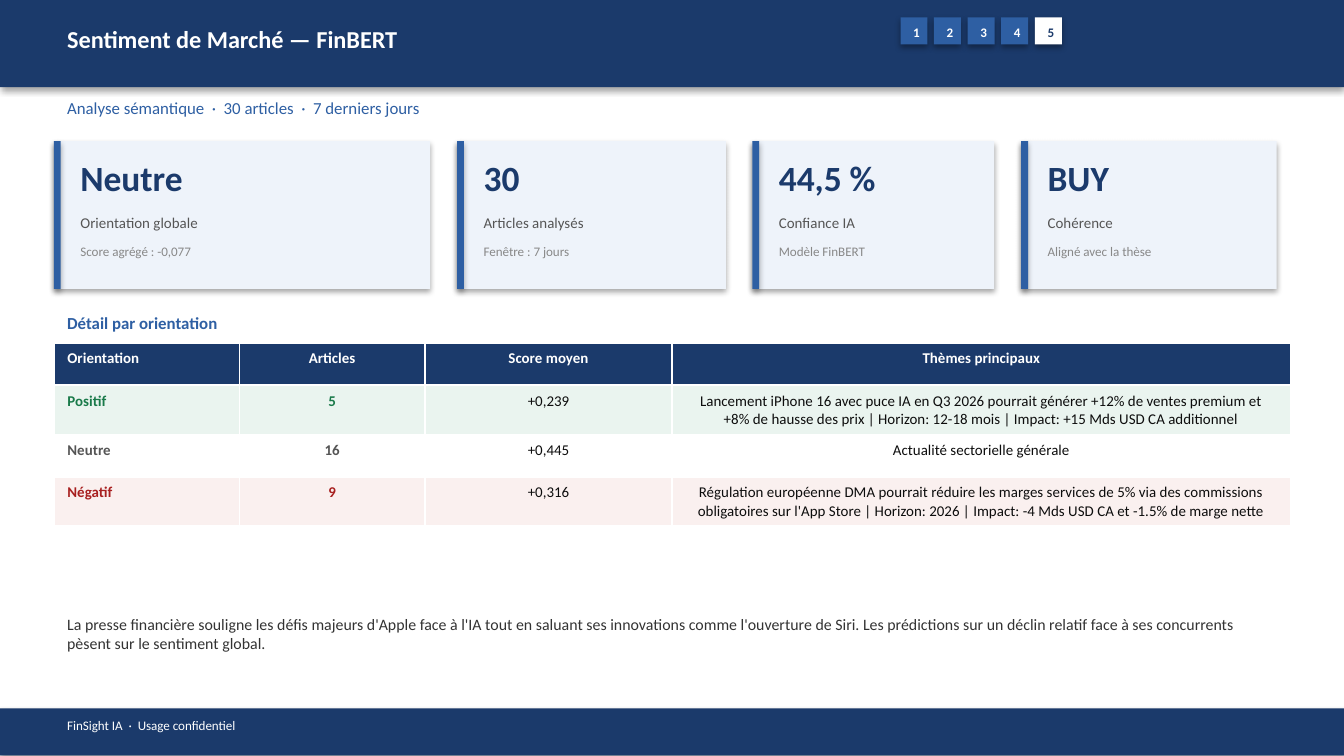
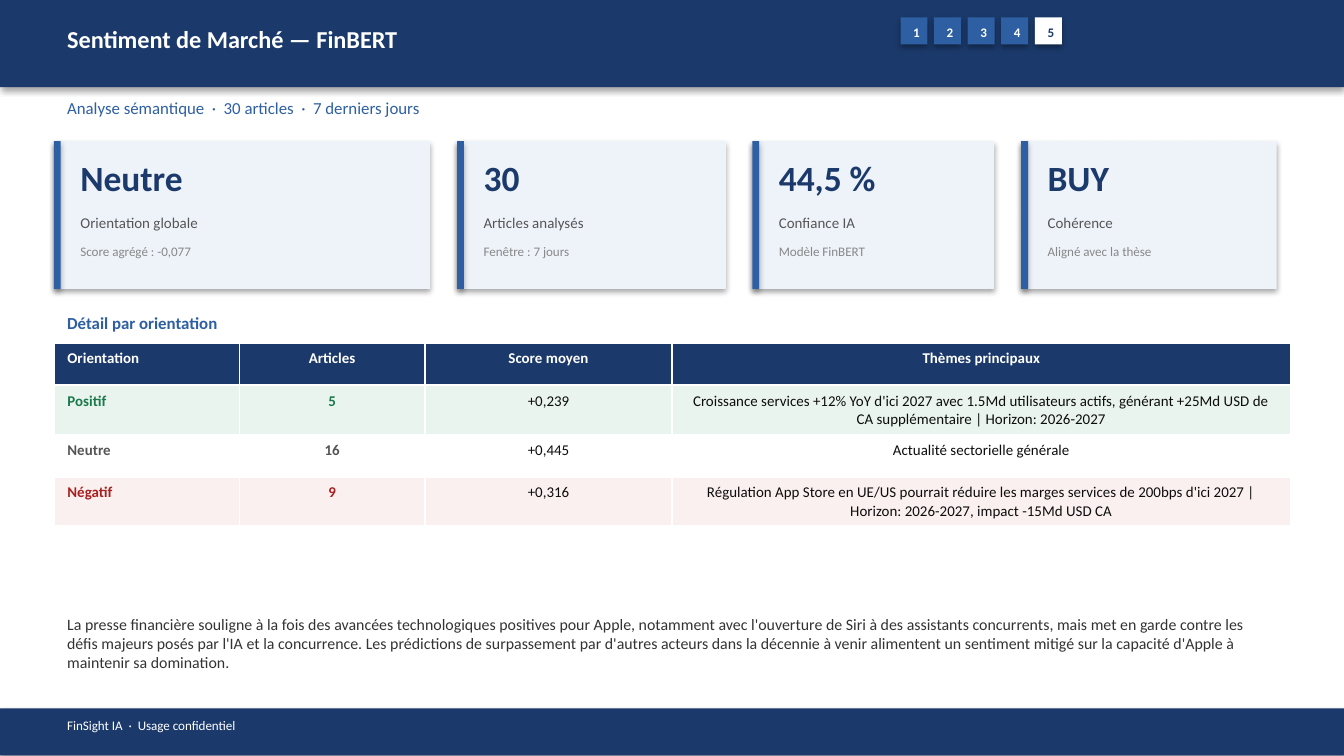
Before and after one commit to baptistejeh07-art/finsight-ia, a slide deck: slide 18 of preview/AAPL/AAPL_pitchbook.pptx. Drawn at 1344x756 pixels with LibreOffice and Linux fonts; fonts in the diff are those of the drawing. Boxes give left, top, right and bottom in pixels: in the first picture for what was removed or moved away, otherwise in the second. Text is boxed around its words. In the diff, an @@ line names an element or a change of style, - is before the commit and + after.

```diff
--- a/preview/AAPL/AAPL_pitchbook.pptx
+++ b/preview/AAPL/AAPL_pitchbook.pptx
@@ table at [54,343,1290,523] @@
-row 2, column 4: Lancement iPhone 16 avec puce IA en Q3 2026 pourrait générer +12% de ventes premium et +8% de hausse des prix | Horizon: 12-18 mois | Impact: +15 Mds USD CA additionnel
+row 2, column 4: Croissance services +12% YoY d'ici 2027 avec 1.5Md utilisateurs actifs, générant +25Md USD de CA supplémentaire | Horizon: 2026-2027
-row 4, column 4: Régulation européenne DMA pourrait réduire les marges services de 5% via des commissions obligatoires sur l'App Store | Horizon: 2026 | Impact: -4 Mds USD CA et -1.5% de marge nette
+row 4, column 4: Régulation App Store en UE/US pourrait réduire les marges services de 200bps d'ici 2027 | Horizon: 2026-2027, impact -15Md USD CA
@@ text at [67,619,1243,668]: text changed @@
-La presse financière souligne les défis majeurs d'Apple face à l'IA tout en saluant ses innovations comme l'ouverture de Siri. Les prédictions sur un déclin relatif face à ses concurrents pèsent sur le sentiment global.
+La presse financière souligne à la fois des avancées technologiques positives pour Apple, notamment avec l'ouverture de Siri à des assistants concurrents, mais met en garde contre les défis majeurs posés par l'IA et la concurrence. Les prédictions de surpassement par d'autres acteurs dans la décennie à venir alimentent un sentiment mitigé sur la capacité d'Apple à maintenir sa domination.
```
Also in this commit, not shown: 14 other slides changed, 4 other files.
